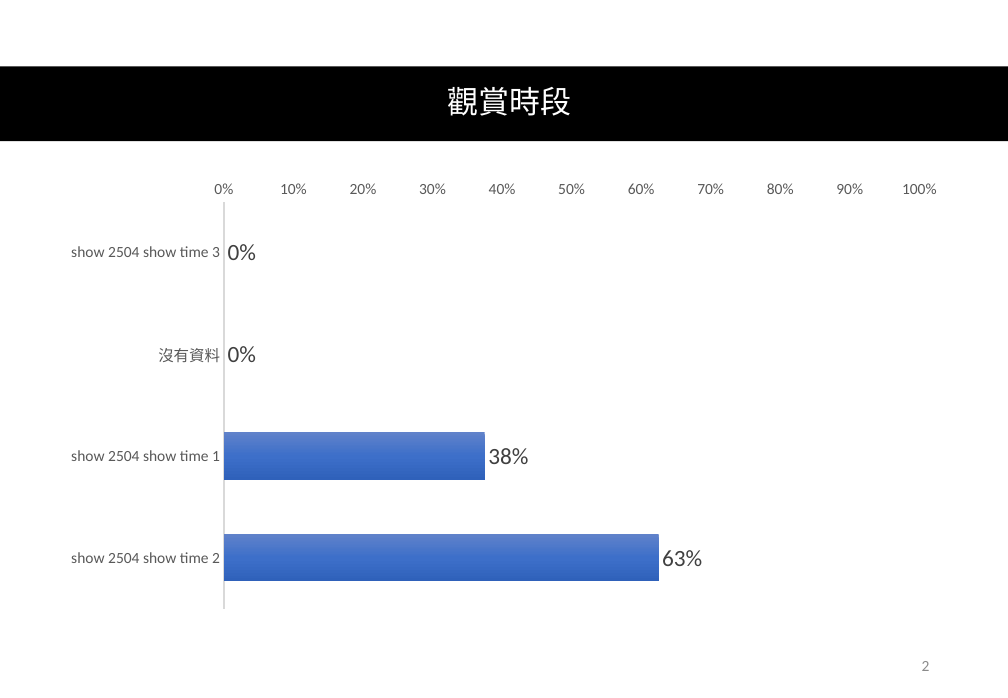
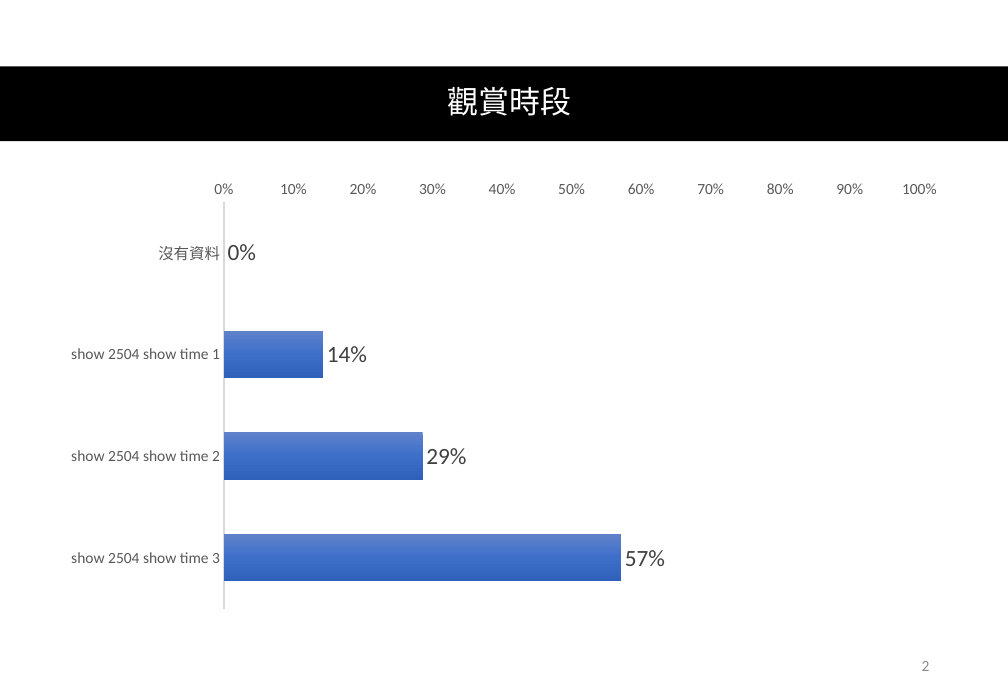
Before and after one commit to wintonau/hkdance2026a, a slide deck: slide 2 of app/static/HKDANCE2026-首次觀賞.pptx. Drawn at 1008x698 pixels with LibreOffice and Linux fonts; fonts in the diff are those of the drawing. Boxes give left, top, right and bottom in pixels: in the first picture for what was removed or moved away, otherwise in the second. Text is boxed around its words. In the diff, an @@ line names an element or a change of style, - is before the commit and + after.

```diff
--- a/app/static/HKDANCE2026-首次觀賞.pptx
+++ b/app/static/HKDANCE2026-首次觀賞.pptx
@@ bar chart at (53, 170, 955, 618) @@
-categories: show 2504 show time 3, 沒有資料, show 2504 show time 1, show 2504 show time 2
+categories: 沒有資料, show 2504 show time 1, show 2504 show time 2, show 2504 show time 3
-Series 1: 0, 0, 0.38, 0.62
+Series 1: 0, 0.14, 0.29, 0.57
```
Also in this commit, not shown: 14 other slides changed, 10 other files.
